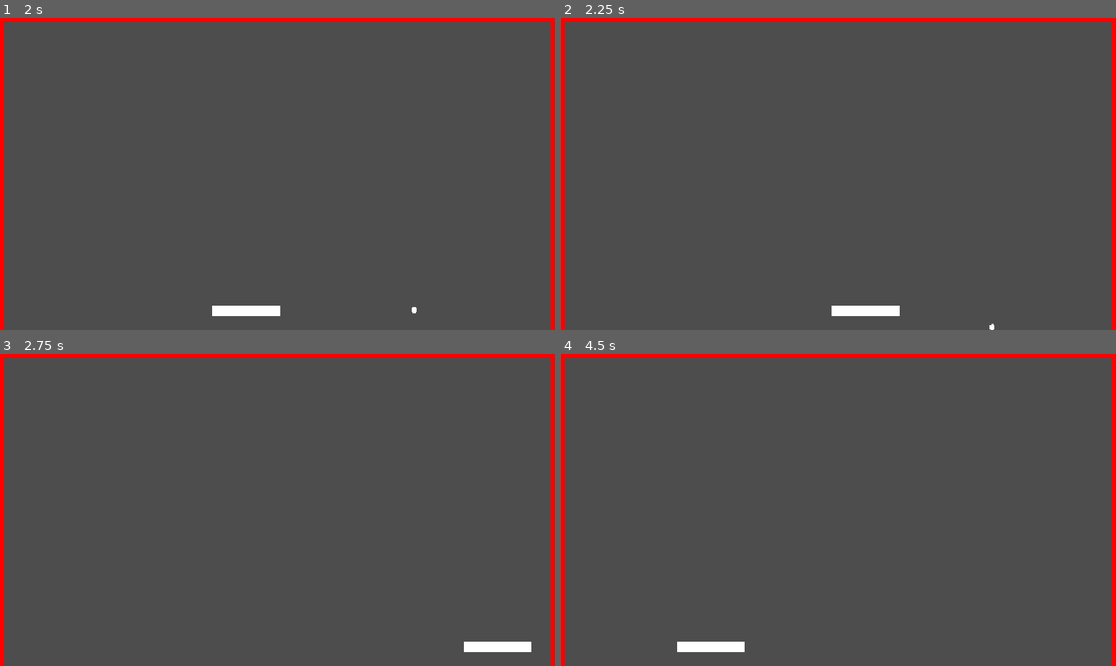
Above: before the commit, frames 1-4 (two rows, left to right).
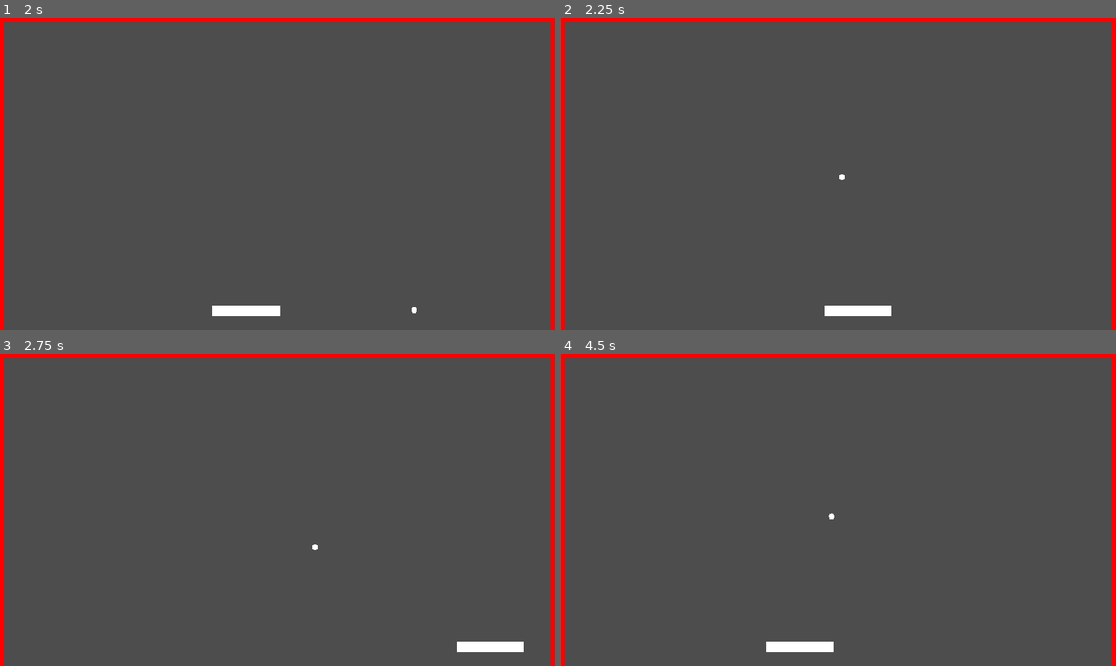
Above: after the commit, the same moments.

Repository: mstagg/godot-learning
Game: Godot game, scene res://scenes/main.tscn
The game is run twice, just before and just after one commit, with the same random seed, the same clock (stepped at 60 frames per second) and the same inputs.
Inputs:
- Up to frame 1 (2 s): tap Enter at 0.5 s; hold Right (paddle_right) 0.53-1.28 s; hold Left (paddle_left) from 1.28 s (still down)
- Up to frame 2 (2.25 s): release Left (paddle_left) at 2.03 s; hold Right (paddle_right) from 2.03 s (still down)
- Up to frame 3 (2.75 s): keep holding Right (paddle_right)
- Up to frame 4 (4.5 s): tap Space at 3.5 s; release Right (paddle_right) at 3.53 s; hold Left (paddle_left) from 3.53 s (still down)

Frame 1 is identical in both runs. In frame 2, 0.1% of the frame differs, in the area x 47-79%, y 50-100%; in frame 3, 0.1%; in frame 4, 0.8%, in the area x 20-50%, y 51-96%.

Commit message:
Add drain that resets the game via ball_drained signal (spec 0007)

Diff:
--- a/projects/breakout/breakout/project.godot
+++ b/projects/breakout/breakout/project.godot
@@ -40,6 +40,7 @@
 2d_physics/layer_1="walls"
 2d_physics/layer_2="paddle"
 2d_physics/layer_3="ball"
+2d_physics/layer_4="drain"
 
 [physics]
 
--- /dev/null
+++ b/projects/breakout/breakout/scenes/drain.tscn
@@ -0,0 +1,13 @@
+[gd_scene load_steps=3 format=3]
+
+[ext_resource type="Script" path="res://scripts/drain.gd" id="1_drain"]
+
+[sub_resource type="RectangleShape2D" id="RectangleShape2D_drain"]
+
+[node name="Drain" type="Area2D"]
+collision_layer = 8
+collision_mask = 4
+script = ExtResource("1_drain")
+
+[node name="CollisionShape2D" type="CollisionShape2D" parent="."]
+shape = SubResource("RectangleShape2D_drain")
--- a/projects/breakout/breakout/scenes/main.tscn
+++ b/projects/breakout/breakout/scenes/main.tscn
@@ -1,10 +1,11 @@
-[gd_scene load_steps=5 format=3]
+[gd_scene load_steps=6 format=3]
 
 [ext_resource type="Script" path="res://scripts/main.gd" id="1_main"]
 [ext_resource type="PackedScene" path="res://scenes/paddle.tscn" id="2_paddle"]
 
 [ext_resource type="PackedScene" path="res://scenes/wall.tscn" id="3_wall"]
 [ext_resource type="PackedScene" path="res://scenes/ball.tscn" id="4_ball"]
+[ext_resource type="PackedScene" path="res://scenes/drain.tscn" id="5_drain"]
 
 [node name="Main" type="Node2D"]
 script = ExtResource("1_main")
@@ -18,3 +19,5 @@
 [node name="WallTop" parent="." instance=ExtResource("3_wall")]
 
 [node name="Ball" parent="." instance=ExtResource("4_ball")]
+
+[node name="Drain" parent="." instance=ExtResource("5_drain")]
--- a/projects/breakout/breakout/scenes/paddle.tscn
+++ b/projects/breakout/breakout/scenes/paddle.tscn
@@ -1,15 +1,14 @@
-[gd_scene load_steps=3 format=3]
+[gd_scene format=3 uid="uid://do2swyx6fg4w8"]
 
-[ext_resource type="Script" path="res://scripts/paddle.gd" id="1_paddle"]
+[ext_resource type="Script" uid="uid://blltyse2mmxe7" path="res://scripts/paddle.gd" id="1_paddle"]
 
 [sub_resource type="RectangleShape2D" id="RectangleShape2D_paddle"]
 
-[node name="Paddle" type="CharacterBody2D"]
+[node name="Paddle" type="CharacterBody2D" unique_id=170978201]
 collision_layer = 2
-collision_mask = 1
 script = ExtResource("1_paddle")
 
-[node name="CollisionShape2D" type="CollisionShape2D" parent="."]
+[node name="CollisionShape2D" type="CollisionShape2D" parent="." unique_id=1185714978]
 shape = SubResource("RectangleShape2D_paddle")
 
-[node name="ColorRect" type="ColorRect" parent="."]
+[node name="ColorRect" type="ColorRect" parent="." unique_id=234440829]
--- /dev/null
+++ b/projects/breakout/breakout/scripts/drain.gd
@@ -0,0 +1,29 @@
+class_name Drain
+extends Area2D
+
+signal ball_drained
+
+@export var size: Vector2 = Vector2(10.0, 10.0):
+	set(value):
+		# Plain `size`, not `self.size`: Godot makes `self.size` a compile error inside its own setter.
+		size = value
+		self._apply_size()
+
+@onready var _shape: CollisionShape2D = $CollisionShape2D
+
+
+func _ready() -> void:
+	self._apply_size()
+	self.body_entered.connect(self._on_body_entered)
+
+
+func _on_body_entered(_body: Node2D) -> void:
+	# The Mask only has "ball" ticked, so anything that enters is the ball.
+	self.ball_drained.emit()
+
+
+func _apply_size() -> void:
+	# The setter can run before the child nodes exist (while the scene loads).
+	if not self.is_node_ready():
+		return
+	(self._shape.shape as RectangleShape2D).size = self.size
--- a/projects/breakout/breakout/scripts/main.gd
+++ b/projects/breakout/breakout/scripts/main.gd
@@ -2,16 +2,21 @@
 
 @export var paddle_bottom_margin: float = 40.0
 @export var wall_thickness: float = 10.0
+@export var drain_height: float = 10.0
 
 @onready var _paddle: Node2D = $Paddle
 @onready var _wall_left: StaticBody2D = $WallLeft
 @onready var _wall_right: StaticBody2D = $WallRight
 @onready var _wall_top: StaticBody2D = $WallTop
 @onready var _ball: Ball = $Ball
+@onready var _drain: Drain = $Drain
 
 
 func _ready() -> void:
-	self._place_walls(self.get_viewport_rect().size)
+	var screen_size: Vector2 = self.get_viewport_rect().size
+	self._place_walls(screen_size)
+	self._place_drain(screen_size)
+	self._drain.ball_drained.connect(self.reset_game)
 	self.reset_game()
 
 
@@ -30,3 +35,8 @@
 	self._wall_right.position = Vector2(screen_size.x - half, screen_size.y / 2.0)
 	self._wall_top.size = Vector2(screen_size.x, self.wall_thickness)
 	self._wall_top.position = Vector2(screen_size.x / 2.0, half)
+
+
+func _place_drain(screen_size: Vector2) -> void:
+	self._drain.size = Vector2(screen_size.x, self.drain_height)
+	self._drain.position = Vector2(screen_size.x / 2.0, screen_size.y - self.drain_height / 2.0)
Not shown, added: projects/breakout/breakout/scripts/drain.gd.uid
Not shown, added: projects/breakout/breakout/specs/0007-drain.md
